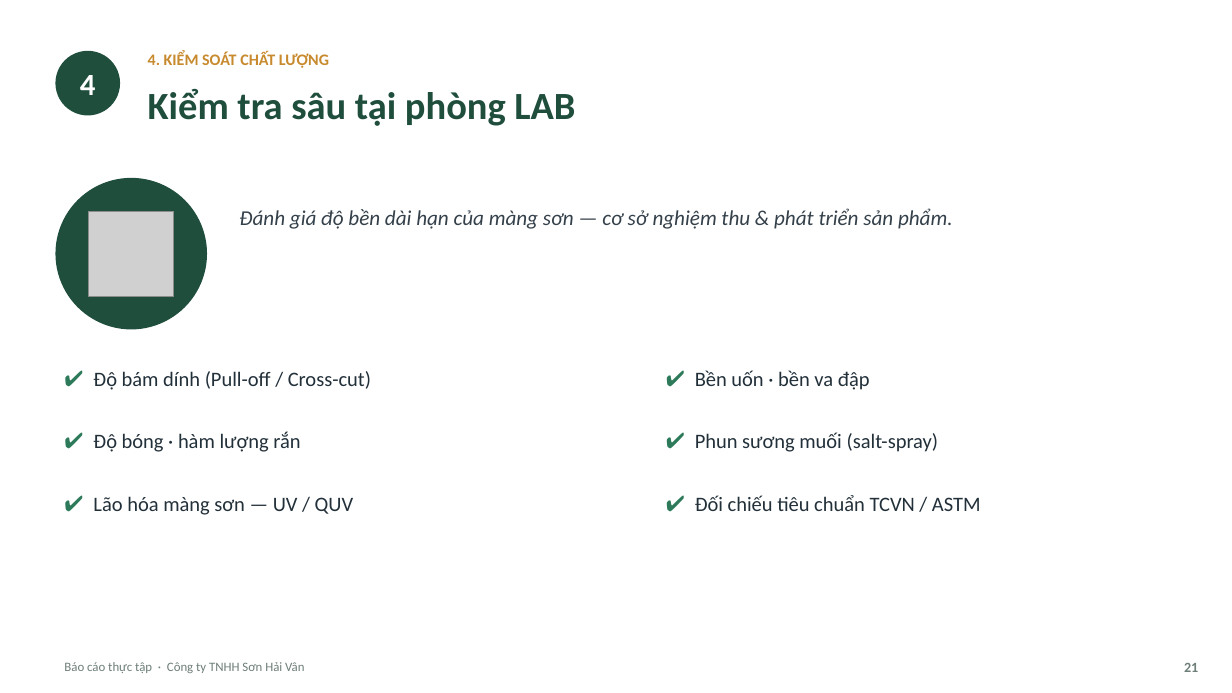
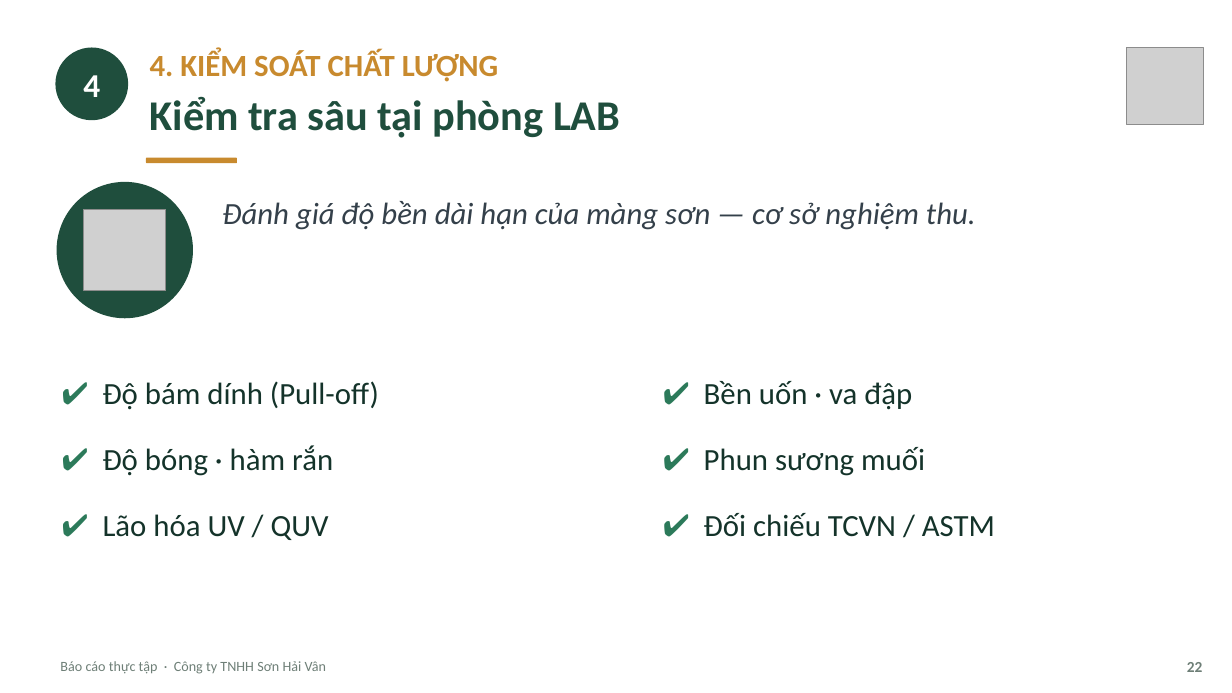
Before and after one commit to tranconcoder/pubic-resources, a slide deck: slide 22 of SuHeo/Báo cáo thực tập - Sơn Hải Vân.pptx (slide 21 before the commit). Drawn at 1232x693 pixels with LibreOffice and Linux fonts; fonts in the diff are those of the drawing; grey boxes stand for pictures. Boxes give left, top, right and bottom in pixels: in the first picture for what was removed or moved away, otherwise in the second. Text is boxed around its words. In the diff, an @@ line names an element or a change of style, - is before the commit and + after.

```diff
--- a/SuHeo/Báo cáo thực tập - Sơn Hải Vân.pptx
+++ b/SuHeo/Báo cáo thực tập - Sơn Hải Vân.pptx
@@ ellipse "4": place and size @@
-ellipse "4" at (55,51,120,116)
+ellipse "4" at (55,47,128,120)
@@ ellipse "4" at (55,47,128,120): size 24 to 26 pt @@
@@ text "4. KIỂM SOÁT CHẤT LƯỢNG" at (150,50,498,82): size 12.5 to 24 pt @@
@@ picture added at (1127,47,1203,124) @@
@@ text "Kiểm tra sâu tại phòng ...": place and size @@
-text "Kiểm tra sâu tại phòng ..." at (148,89,575,126)
+text "Kiểm tra sâu tại phòng ..." at (150,96,620,138)
@@ text "Kiểm tra sâu tại phòng ..." at (150,96,620,138): size 30 to 33 pt @@
@@ rounded rectangle added at (146,158,237,164), fill #C88A2E @@
@@ ellipse: place and size @@
-ellipse at (55,177,207,329)
+ellipse at (56,182,193,319)
@@ picture: place and size @@
-picture at (89,212,174,297)
+picture at (84,209,166,291)
@@ text at (222,201,976,230): text changed; size 16.5 to 24 pt @@
-Đánh giá độ bền dài hạn của màng sơn — cơ sở nghiệm thu & phát triển sản phẩm.
+Đánh giá độ bền dài hạn của màng sơn — cơ sở nghiệm thu.
@@ text at (103,381,379,410): text changed; size 16 to 24 pt; text colour #22303A to #14332A @@
-✔ Độ bám dính (Pull-off / Cross-cut)
+✔ Độ bám dính (Pull-off)
@@ text at (704,381,912,410): text changed; size 16 to 24 pt; text colour #22303A to #14332A @@
-✔ Bền uốn · bền va đập
+✔ Bền uốn · va đập
@@ text at (103,445,333,476): text changed; size 16 to 24 pt; text colour #22303A to #14332A @@
-✔ Độ bóng · hàm lượng rắn
+✔ Độ bóng · hàm rắn
@@ vertical alignment top to middle in 6 elements at (704,381,912,410), (103,445,333,476), (103,381,379,410), (103,514,329,540), (704,513,995,537), (704,447,925,476) @@
@@ text at (704,447,925,476): text changed; size 16 to 24 pt; text colour #22303A to #14332A @@
-✔ Phun sương muối (salt-spray)
+✔ Phun sương muối
@@ text at (103,514,329,540): text changed; size 16 to 24 pt; text colour #22303A to #14332A @@
-✔ Lão hóa màng sơn — UV / QUV
+✔ Lão hóa UV / QUV
@@ text at (704,513,995,537): text changed; size 16 to 24 pt; text colour #22303A to #14332A @@
-✔ Đối chiếu tiêu chuẩn TCVN / ASTM
+✔ Đối chiếu TCVN / ASTM
@@ text "Báo cáo thực tập · ..." at (60,661,326,674): size 10 to 11 pt @@
@@ text removed at (1184,663,1198,672) @@
-21
@@ text added at (1187,662,1203,672), 12 pt, text #6E7F77, bold @@
+22
```
Also in this commit, not shown: 21 other slides changed, 13 slides added, 10 slides removed, 1 other file.
